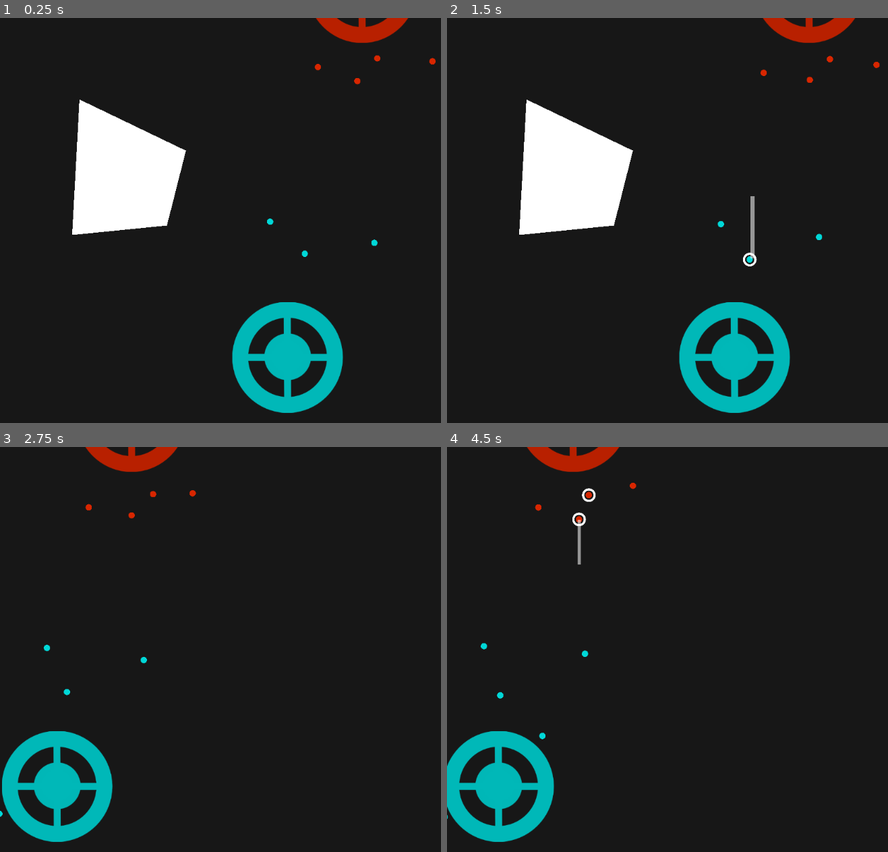
Above: before the commit, frames 1-4 (two rows, left to right).
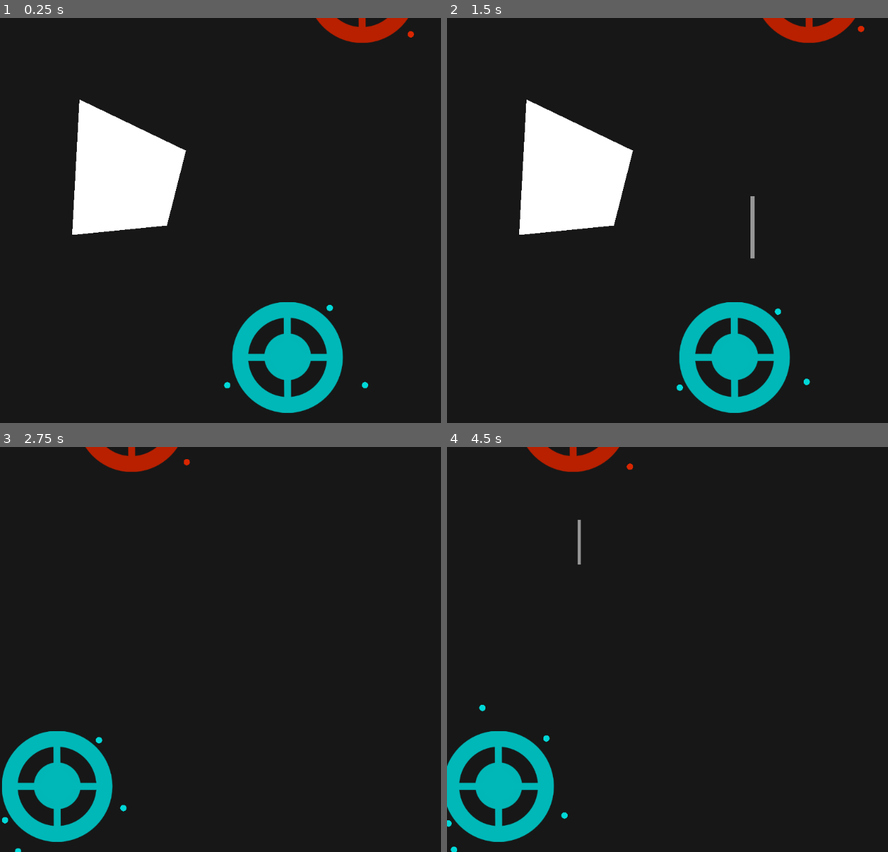
Above: after the commit, the same moments.

Repository: voithos/driftworld
Game: Godot game, scene res://scenes/level1.tscn
The game is run twice, just before and just after one commit, with the same random seed, the same clock (stepped at 60 frames per second) and the same inputs.
Inputs (mouse positions are in pixels of both pictures, inside the frame that each line leads up to):
- Up to frame 1 (0.25 s): no input
- Up to frame 2 (1.5 s): tap Enter at 0.5 s; drag from (716, 224) to (764, 66) at 0.52 s; drag from (751, 256) to (764, 70) at 1.27 s
- Up to frame 3 (2.75 s): move the mouse to (370, 661) at 2.02 s; hold Right (ui_right) from 2.03 s (still down); click (370, 661) at 2.17 s
- Up to frame 4 (4.5 s): release Right (ui_right) at 2.75 s; drag from (535, 507) to (513, 694) at 2.77 s; drag from (592, 491) to (588, 657) at 3.52 s; drag from (579, 519) to (588, 653) at 4.27 s

The runs differ from the first frame. In frame 1, 0.2% of the frame differs, in the area x 50-99%, y 3-92%; in frame 2, 0.3%; in frame 3, 0.2%; in frame 4, 0.4%, in the area x 0-43%, y 4-100%.

Commit message:
Add initial base units.

Diff:
--- a/scenes/base.gd
+++ b/scenes/base.gd
@@ -9,6 +9,7 @@
 
 export (float) var SPAWN_SECS = 2.0
 export (float) var SPAWN_RING_WIDTH = 75.0
+export (int) var starting_units = 5
 
 onready var timer = Timer.new()
 onready var level = get_parent()
@@ -29,7 +30,17 @@
 	timer.set_one_shot(false)
 	timer.start()
 
+	call_deferred("setup_starting_units")
+
+func setup_starting_units():
+	for i in range(starting_units):
+		print("hi")
+		spawn_unit()
+
 func _on_timer_timeout():
+	spawn_unit()
+
+func spawn_unit():
 	var unit = unit_scene.instance()
 	unit.global_position = generate_spawn_position()
 	unit.unit_type = unit_type
--- a/scenes/level1.tscn
+++ b/scenes/level1.tscn
@@ -1,7 +1,6 @@
-[gd_scene load_steps=4 format=2]
+[gd_scene load_steps=3 format=2]
 
 [ext_resource path="res://scenes/level.tscn" type="PackedScene" id=1]
-[ext_resource path="res://scenes/unit.tscn" type="PackedScene" id=2]
 [ext_resource path="res://scenes/base.tscn" type="PackedScene" id=3]
 
 [node name="level1" type="Node2D"]
@@ -17,33 +16,6 @@
 [node name="CollisionPolygon2D" type="CollisionPolygon2D" parent="level/Polygon2D/StaticBody2D"]
 polygon = PoolVector2Array( 130.684, 40.2657, 114.263, 300.894, 305.496, 276.526, 334.631, 129.261, 131.214, 44.5035 )
 
-[node name="unit" parent="level" instance=ExtResource( 2 )]
-unit_type = 0
-
-[node name="unit2" parent="level" instance=ExtResource( 2 )]
-position = Vector2( 65.0538, 61.1647 )
-unit_type = 0
-
-[node name="unit3" parent="level" instance=ExtResource( 2 )]
-position = Vector2( 197.636, 44.5477 )
-unit_type = 0
-
-[node name="unit4" parent="level" instance=ExtResource( 2 )]
-position = Vector2( 90.5526, -293.158 )
-unit_type = 1
-
-[node name="unit5" parent="level" instance=ExtResource( 2 )]
-position = Vector2( 202.275, -305.886 )
-unit_type = 1
-
-[node name="unit6" parent="level" instance=ExtResource( 2 )]
-position = Vector2( 164.092, -263.459 )
-unit_type = 1
-
-[node name="unit7" parent="level" instance=ExtResource( 2 )]
-position = Vector2( 306.927, -303.057 )
-unit_type = 1
-
 [node name="base" parent="level" instance=ExtResource( 3 )]
 position = Vector2( 34.1565, 259.526 )
 unit_type = 0
Not shown, changed: TODO.md
